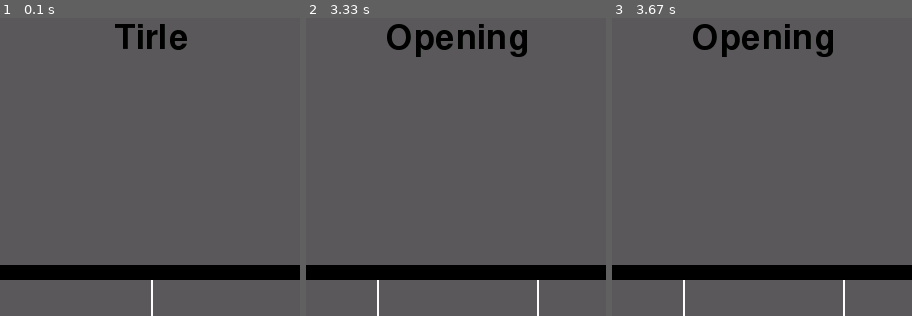
Above: before the commit, frames 1-3 (left to right).
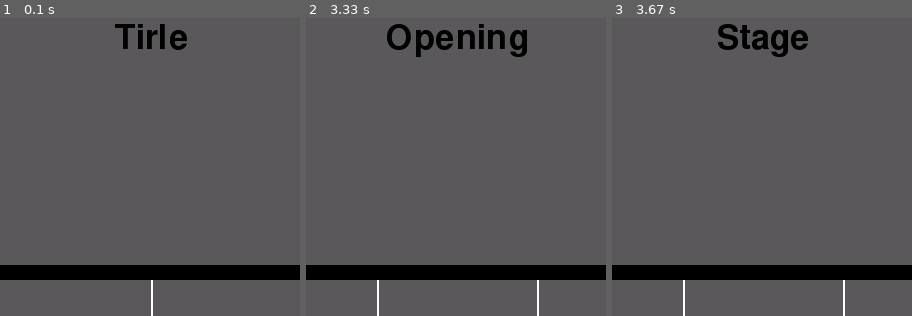
Above: after the commit, the same moments.

Repository: sota-inoue/Game
Game: pygame game, started from src/project/win_main.py
The game is run twice, just before and just after one commit, with the same random seed, the same clock (stepped at 60 frames per second) and the same inputs.
Inputs (mouse positions are % of the whole screen's width and height, from its top left):
- Up to frame 1 (0.1 s): no input
- Up to frame 2 (3.33 s): click (19, 64) at 1.47 s; move the mouse to (76, 54) at 3.23 s
- Up to frame 3 (3.67 s): click (76, 54) at 3.37 s
The pictures show only the part of the screen within x 25-75%, y 0-50%; the shares and areas given below are measured in that part.

Frames 1-2 are identical in both runs. In frame 3, 2.1% of the frame differs, in the area x 27-74%, y 2-14%.

Commit message:
オープニング画面を約 2 秒表示するその後、自動でステージ画面へ遷移する

Diff:
--- a/src/project/System/App.py
+++ b/src/project/System/App.py
@@ -108,8 +108,15 @@
                 self.state = GameState.OP
                 self.game.set_state(GameScene.OP)
                 self.touch.set_state(TouchScene.CONTROLLER)
+                self.count = 0
             elif self.input_x > self.touch.WIDTH //2 :
                 self.running = False
+        elif self.state == GameState.OP and self.count > 20:
+            self.state = GameState.STAGE
+            self.game.set_state(GameScene.STAGE)
+            self.touch.set_state(TouchScene.CONTROLLER)
+            self.count = 0
+
 
 
 
